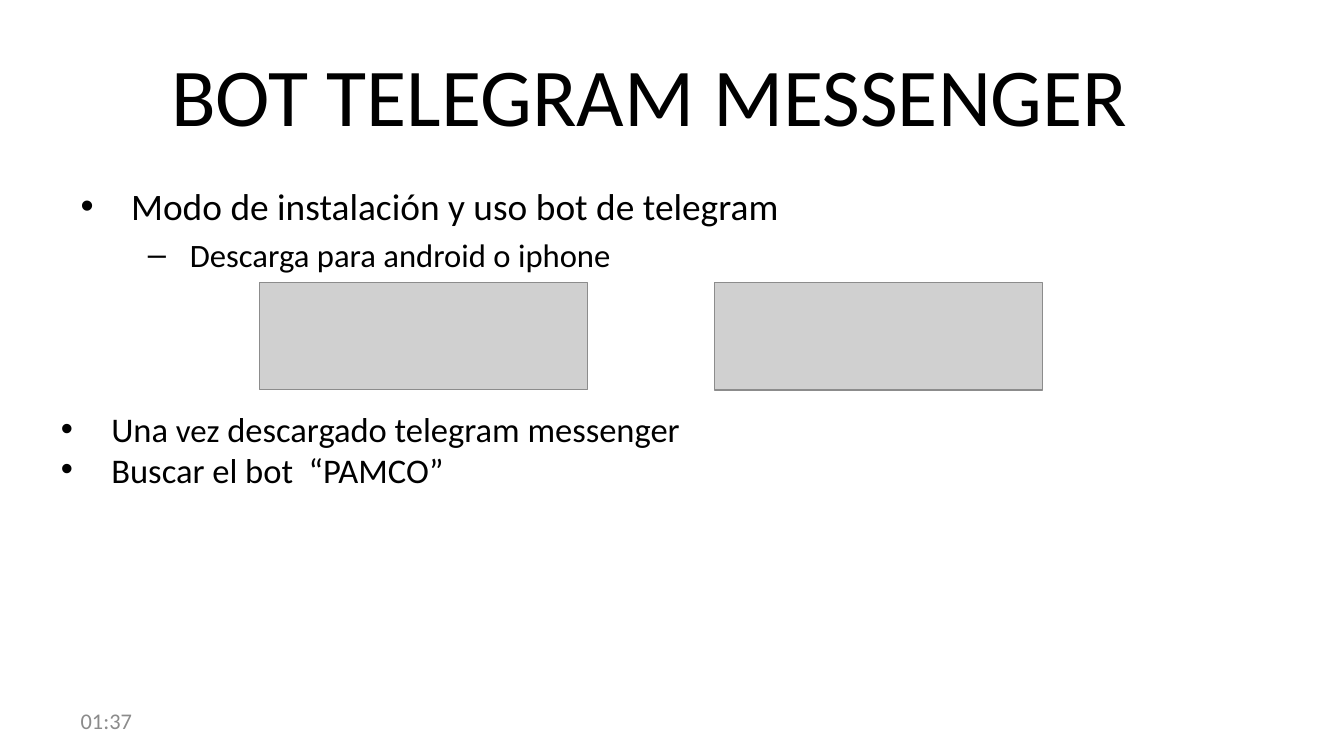
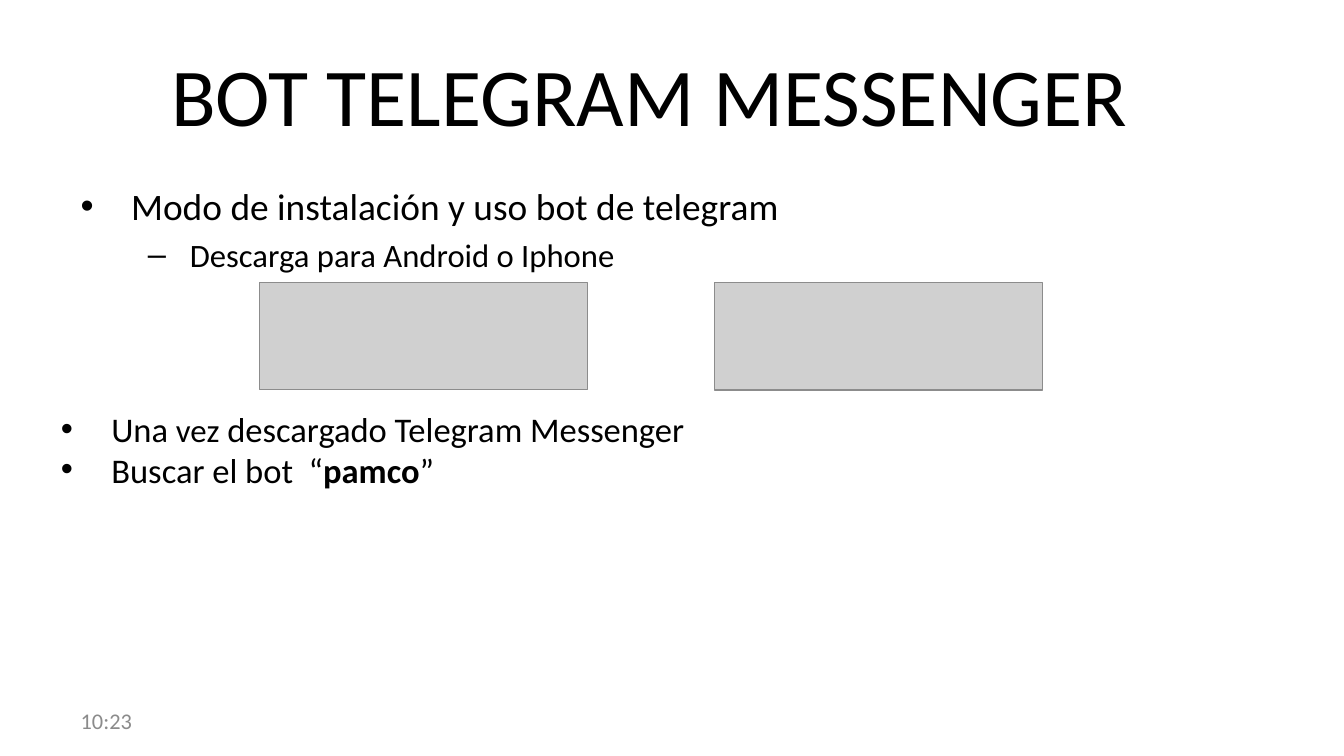
Before and after one commit to marcuxo/ariztindicador, a slide deck: slide 6 of server/public/descarga/CONTROL DE INYECCION.pptx. Drawn at 1344x756 pixels with LibreOffice and Linux fonts; fonts in the diff are those of the drawing; grey boxes stand for pictures; background and template pictures are left out. Boxes give left, top, right and bottom in pixels: in the first picture for what was removed or moved away, otherwise in the second. Text is boxed around its words. In the diff, an @@ line names an element or a change of style, - is before the commit and + after.

```diff
--- a/server/public/descarga/CONTROL DE INYECCION.pptx
+++ b/server/public/descarga/CONTROL DE INYECCION.pptx
@@ text at <box>190,244,614,273</box>: text changed @@
-  – Descarga para android o iphone
+  – Descarga para Android o Iphone
@@ text at <box>111,418,684,489</box>: text changed @@
-• Una vez descargado telegram messenger
-• Buscar el bot “PAMCO”
+• Una vez descargado Telegram Messenger
+• Buscar el bot “pamco”
@@ text at <box>81,714,132,729</box>: text changed @@
-01:37
+10:23
```
Also in this commit, not shown: 6 other slides changed, 1 slide added, 1 slide removed, 1 other file.
